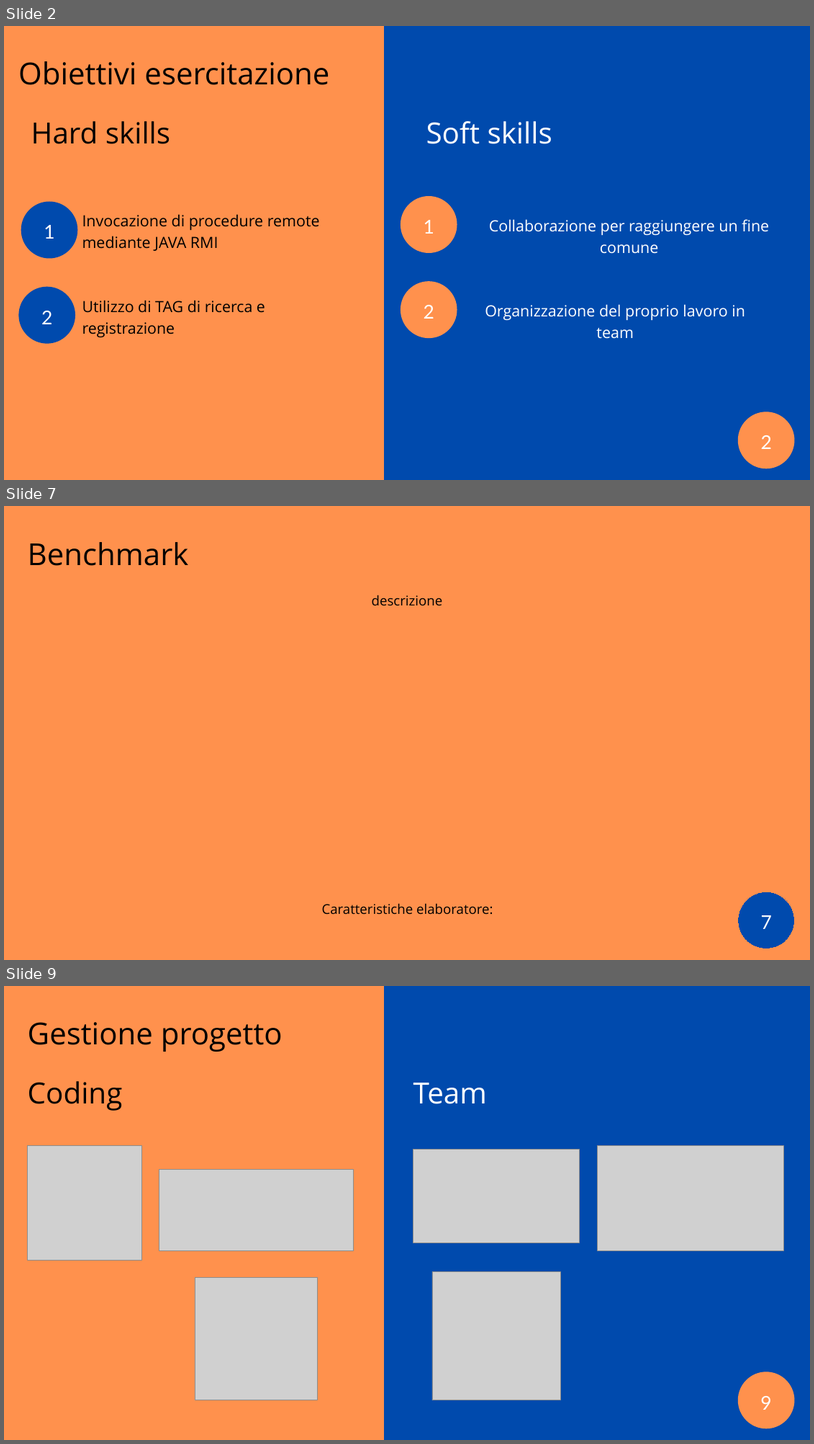
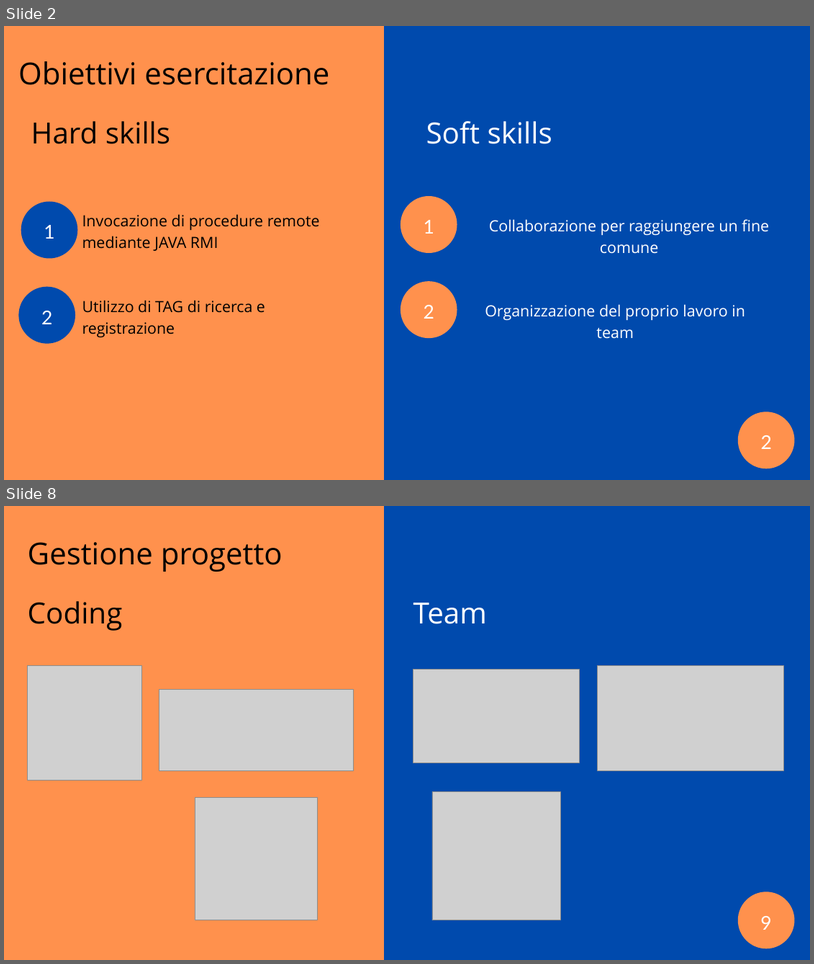
Before and after one commit to ilcors-dev/gruppo-reti, a slide deck: esercitazione_7/documents/Esercitazione 7.pptx. Shown one above the other, each under a label of ours: slides 2, 7 and 9 before the commit, slides 2 and 8 after it; the slides between them are not shown. The pictures are 814x1444 and 814x964 pixels, drawn with LibreOffice and Linux fonts; fonts in the diff are those of the drawing; grey boxes stand for pictures. Boxes give left, top, right and bottom in pixels: in the first picture for what was removed or moved away, otherwise in the second. Text is boxed around its words. In the diff, an @@ line names an element or a change of style, - is before the commit and + after.

```diff
--- a/esercitazione_7/documents/Esercitazione 7.pptx
+++ b/esercitazione_7/documents/Esercitazione 7.pptx
@@ slide 7 removed at box(4, 506, 810, 960), background #FF914D @@
@@ text removed at box(28, 542, 189, 566) @@
-Benchmark
@@ text removed at box(372, 595, 443, 606) @@
-descrizione
@@ freeform shape removed at box(738, 891, 795, 948) @@
@@ text removed at box(322, 903, 493, 914) @@
-Caratteristiche elaboratore:
@@ text removed at box(761, 915, 772, 929) @@
-7
@@ what was slide 9 is now slide 8 @@
```
Also in this commit, not shown: 5 slides added, 5 other slides removed.
